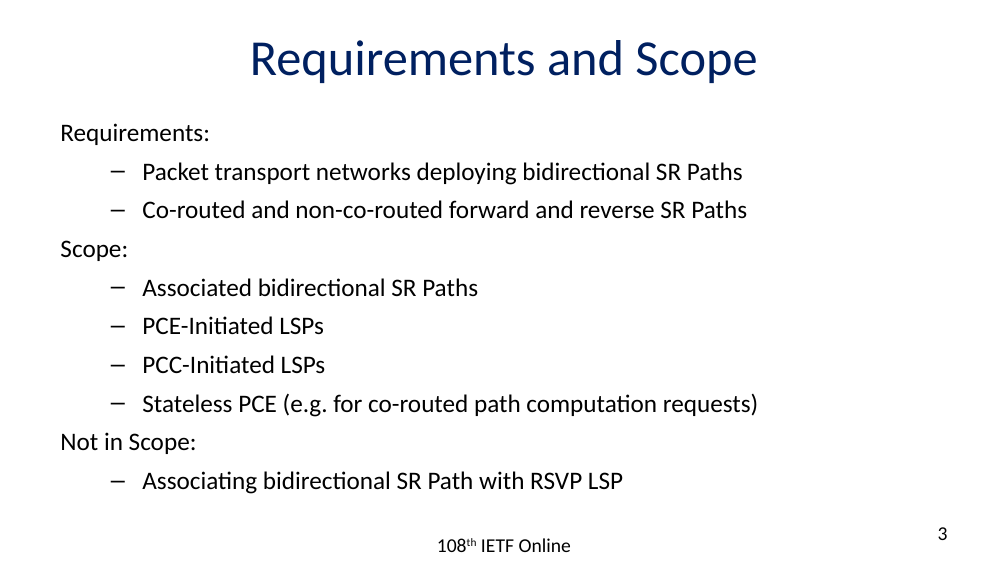
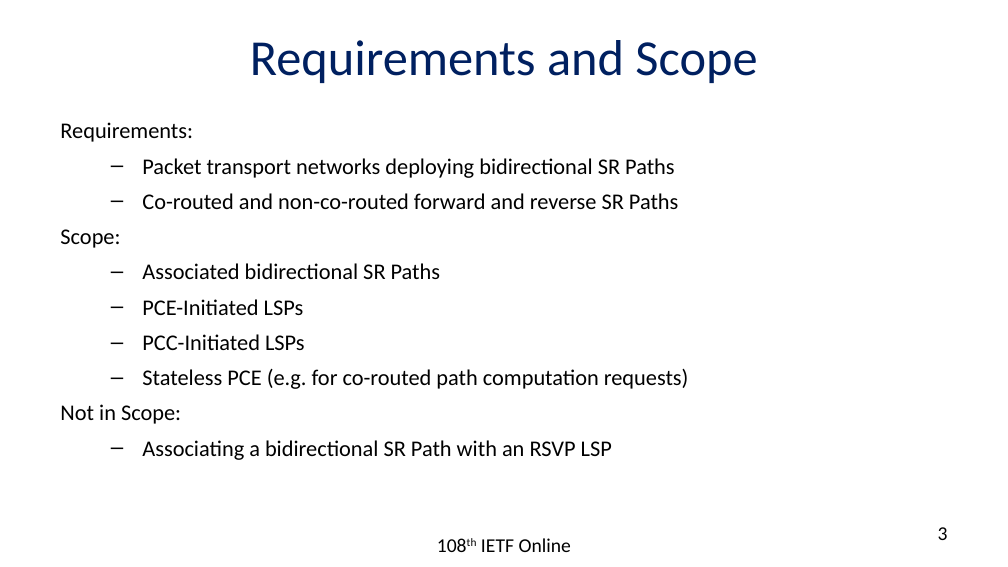
Before and after one commit to rakgandhi/ietf-slides, a slide deck: slide 3 of draft-ietf-pce-sr-bidir-path-02.pptx. Drawn at 1008x567 pixels with LibreOffice and Linux fonts; fonts in the diff are those of the drawing. Boxes give left, top, right and bottom in pixels: in the first picture for what was removed or moved away, otherwise in the second. Text is boxed around its words. In the diff, an @@ line names an element or a change of style, - is before the commit and + after.

```diff
--- a/draft-ietf-pce-sr-bidir-path-02.pptx
+++ b/draft-ietf-pce-sr-bidir-path-02.pptx
@@ text at [60,122,689,424]: size 18 to 16 pt in "Requirements:", "Packet transport networks deploying bidirectional SR Paths", "Co-routed and non-co-routed forward and reverse SR ...", "Scope:" and 5 more places @@
@@ text at [142,440,612,460]: text changed; size 18 to 16 pt @@
-  – Associating bidirectional SR Path with RSVP LSP
+  – Associating a bidirectional SR Path with an RSVP LSP
```
Also in this commit, not shown: 3 other slides changed, 1 other file.
